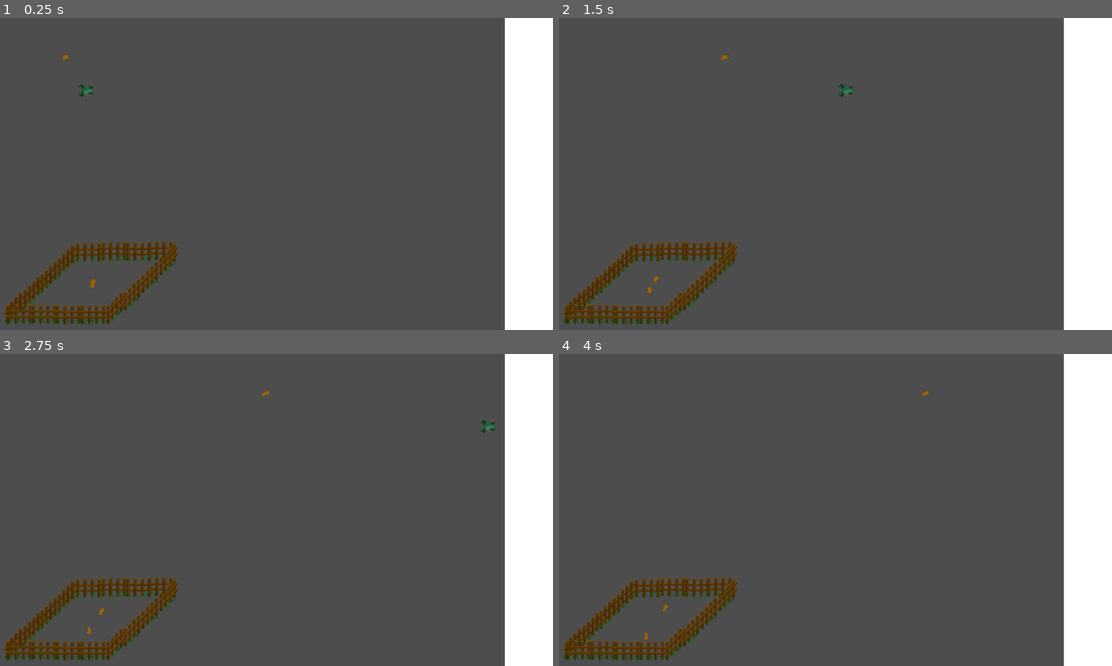
Above: before the commit, frames 1-4 (two rows, left to right).
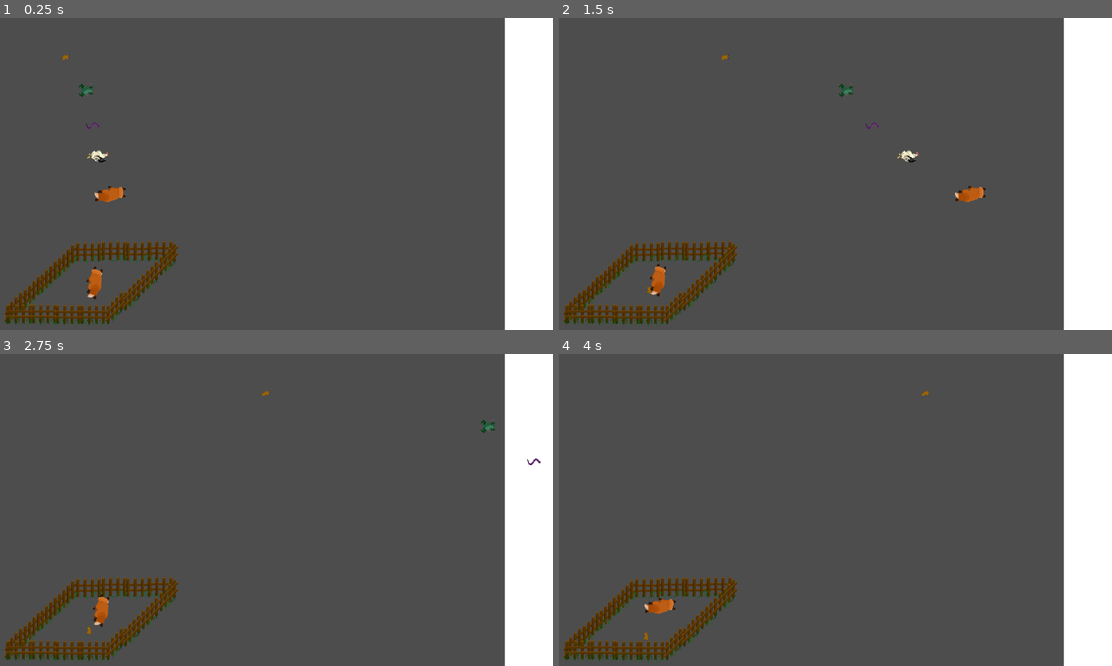
Above: after the commit, the same moments.

Repository: Skyepulse/LudumDare56
Game: Godot game, scene res://Level Scenes/Level1.tscn
The game is run twice, just before and just after one commit, with the same random seed, the same clock (stepped at 60 frames per second) and the same inputs. This scene is started directly instead of the project's main scene.
Inputs (mouse positions are in pixels of both pictures, inside the frame that each line leads up to):
- Up to frame 1 (0.25 s): no input
- Up to frame 2 (1.5 s): move the mouse to (641, 58) at 0.52 s; click (641, 58) at 0.67 s; move the mouse to (658, 280) at 1.27 s; click (658, 280) at 1.42 s
- Up to frame 3 (2.75 s): move the mouse to (88, 628) at 2.02 s; click (88, 628) at 2.17 s
- Up to frame 4 (4 s): move the mouse to (1045, 425) at 2.77 s; click (1045, 425) at 2.92 s; move the mouse to (1001, 556) at 3.52 s; click (1001, 556) at 3.67 s

The runs differ from the first frame. In frame 1, 0.5% of the frame differs, in the area x 15-23%, y 33-91%; in frame 2, 0.5%, in the area x 16-78%, y 33-90%; in frame 3, 0.2%; in frame 4, 0.2%.

Commit message:
Added toad, snake, chicken, fox

Diff:
--- a/Level Scenes/Level1.tscn
+++ b/Level Scenes/Level1.tscn
@@ -1,9 +1,12 @@
-[gd_scene load_steps=5 format=3 uid="uid://xtcc75vdkcyi"]
+[gd_scene load_steps=8 format=3 uid="uid://xtcc75vdkcyi"]
 
 [ext_resource type="PackedScene" uid="uid://4vvxaoggeiqn" path="res://PrefabScenes/vivier.tscn" id="1_1lgaw"]
 [ext_resource type="PackedScene" uid="uid://d0h4t8bmmobpp" path="res://Level Scenes/slug.tscn" id="1_qi1dv"]
 [ext_resource type="PackedScene" uid="uid://brxn3wghyn815" path="res://PrefabScenes/winning_line.tscn" id="3_o5yjo"]
 [ext_resource type="PackedScene" uid="uid://s2nwtxsi3sdt" path="res://Level Scenes/toad.tscn" id="4_syjkf"]
+[ext_resource type="PackedScene" uid="uid://yvkon0gr243n" path="res://Level Scenes/snake.tscn" id="5_32qtx"]
+[ext_resource type="PackedScene" uid="uid://deukhrjuqqyor" path="res://Level Scenes/chicken.tscn" id="6_uv3y2"]
+[ext_resource type="PackedScene" uid="uid://b0llnbyisa1qf" path="res://Level Scenes/fox.tscn" id="7_qh2pp"]
 
 [node name="Node2D2" type="Node2D"]
 
@@ -11,8 +14,10 @@
 position = Vector2(98, 83)
 state = 2
 
-[node name="Node2D" parent="." instance=ExtResource("1_1lgaw")]
+[node name="Vivier" parent="." instance=ExtResource("1_1lgaw")]
 position = Vector2(196, 551)
+initial_slugs = 2
+initial_foxes = 1
 
 [node name="WinningLine" parent="." instance=ExtResource("3_o5yjo")]
 position = Vector2(1102, 291)
@@ -20,3 +25,15 @@
 [node name="Toad" parent="." instance=ExtResource("4_syjkf")]
 position = Vector2(101, 151)
 state = 2
+
+[node name="CharacterBody2D" parent="." instance=ExtResource("5_32qtx")]
+position = Vector2(104, 222)
+state = 2
+
+[node name="CharacterBody2D2" parent="." instance=ExtResource("6_uv3y2")]
+position = Vector2(105, 287)
+state = 2
+
+[node name="Fox" parent="." instance=ExtResource("7_qh2pp")]
+position = Vector2(108, 362)
+state = 2
--- /dev/null
+++ b/Level Scenes/chicken.tscn
@@ -0,0 +1,49 @@
+[gd_scene load_steps=8 format=3 uid="uid://deukhrjuqqyor"]
+
+[ext_resource type="Script" path="res://Scripts/animal.gd" id="1_xpxik"]
+[ext_resource type="Texture2D" uid="uid://s4cjheo1fwwp" path="res://Sprites/poulet1.png" id="2_8xxsq"]
+[ext_resource type="Texture2D" uid="uid://bu7fde25a5iux" path="res://Sprites/poulet2.png" id="3_w8jfk"]
+[ext_resource type="Script" path="res://Scripts/drag_and_drop.gd" id="4_ji56u"]
+
+[sub_resource type="SpriteFrames" id="SpriteFrames_83plr"]
+animations = [{
+"frames": [{
+"duration": 1.0,
+"texture": ExtResource("2_8xxsq")
+}, {
+"duration": 1.0,
+"texture": ExtResource("3_w8jfk")
+}],
+"loop": true,
+"name": &"default",
+"speed": 5.0
+}]
+
+[sub_resource type="CapsuleShape2D" id="CapsuleShape2D_omvcx"]
+
+[sub_resource type="CapsuleShape2D" id="CapsuleShape2D_244j5"]
+radius = 12.0
+height = 40.0
+
+[node name="chicken" type="CharacterBody2D"]
+collision_mask = 6
+script = ExtResource("1_xpxik")
+speed = 25000
+type = 4
+ui_sprite = ExtResource("2_8xxsq")
+
+[node name="AnimatedSprite2D" type="AnimatedSprite2D" parent="."]
+rotation = 1.5708
+sprite_frames = SubResource("SpriteFrames_83plr")
+autoplay = "default"
+
+[node name="CollisionShape2D" type="CollisionShape2D" parent="."]
+rotation = 1.5708
+shape = SubResource("CapsuleShape2D_omvcx")
+
+[node name="Area2D" type="Area2D" parent="."]
+script = ExtResource("4_ji56u")
+
+[node name="CollisionShape2D" type="CollisionShape2D" parent="Area2D"]
+rotation = 1.5708
+shape = SubResource("CapsuleShape2D_244j5")
--- /dev/null
+++ b/Level Scenes/fox.tscn
@@ -0,0 +1,53 @@
+[gd_scene load_steps=8 format=3 uid="uid://b0llnbyisa1qf"]
+
+[ext_resource type="Script" path="res://Scripts/animal.gd" id="1_o8pjd"]
+[ext_resource type="Texture2D" uid="uid://by1830x2ndrj1" path="res://Sprites/fox_walk1.png" id="2_4a0oy"]
+[ext_resource type="Texture2D" uid="uid://vmbn1l5yr0sm" path="res://Sprites/fox_walk2.png" id="3_ltup8"]
+[ext_resource type="Script" path="res://Scripts/drag_and_drop.gd" id="4_ymy2i"]
+
+[sub_resource type="SpriteFrames" id="SpriteFrames_udrfj"]
+animations = [{
+"frames": [{
+"duration": 1.0,
+"texture": ExtResource("2_4a0oy")
+}, {
+"duration": 1.0,
+"texture": ExtResource("3_ltup8")
+}],
+"loop": true,
+"name": &"default",
+"speed": 5.0
+}]
+
+[sub_resource type="CapsuleShape2D" id="CapsuleShape2D_qwrgi"]
+radius = 16.0
+height = 60.0
+
+[sub_resource type="CapsuleShape2D" id="CapsuleShape2D_3utjb"]
+radius = 20.0
+height = 70.0
+
+[node name="Fox" type="CharacterBody2D"]
+collision_mask = 6
+script = ExtResource("1_o8pjd")
+speed = 30000
+type = 5
+ui_sprite = ExtResource("2_4a0oy")
+
+[node name="AnimatedSprite2D" type="AnimatedSprite2D" parent="."]
+rotation = 1.5708
+sprite_frames = SubResource("SpriteFrames_udrfj")
+autoplay = "default"
+
+[node name="CollisionShape2D" type="CollisionShape2D" parent="."]
+position = Vector2(-2, 3)
+rotation = 1.5708
+shape = SubResource("CapsuleShape2D_qwrgi")
+
+[node name="Area2D" type="Area2D" parent="."]
+script = ExtResource("4_ymy2i")
+
+[node name="CollisionShape2D" type="CollisionShape2D" parent="Area2D"]
+position = Vector2(-2, 3)
+rotation = 1.5708
+shape = SubResource("CapsuleShape2D_3utjb")
--- /dev/null
+++ b/Level Scenes/snake.tscn
@@ -0,0 +1,50 @@
+[gd_scene load_steps=8 format=3 uid="uid://yvkon0gr243n"]
+
+[ext_resource type="Script" path="res://Scripts/animal.gd" id="1_fj7us"]
+[ext_resource type="Texture2D" uid="uid://sb5na2qysqgw" path="res://Sprites/snake1.png" id="2_roq56"]
+[ext_resource type="Texture2D" uid="uid://dtqlfaojm6xua" path="res://Sprites/snake2.png" id="3_yu71g"]
+[ext_resource type="Script" path="res://Scripts/drag_and_drop.gd" id="4_nn25t"]
+
+[sub_resource type="SpriteFrames" id="SpriteFrames_veocg"]
+animations = [{
+"frames": [{
+"duration": 1.0,
+"texture": ExtResource("2_roq56")
+}, {
+"duration": 1.0,
+"texture": ExtResource("3_yu71g")
+}],
+"loop": true,
+"name": &"default",
+"speed": 5.0
+}]
+
+[sub_resource type="CapsuleShape2D" id="CapsuleShape2D_bpykj"]
+radius = 5.0
+
+[sub_resource type="CapsuleShape2D" id="CapsuleShape2D_w570n"]
+
+[node name="snake" type="CharacterBody2D"]
+collision_mask = 6
+script = ExtResource("1_fj7us")
+speed = 22000
+type = 3
+ui_sprite = ExtResource("2_roq56")
+
+[node name="AnimatedSprite2D" type="AnimatedSprite2D" parent="."]
+rotation = 1.5708
+sprite_frames = SubResource("SpriteFrames_veocg")
+autoplay = "default"
+
+[node name="CollisionShape2D" type="CollisionShape2D" parent="."]
+position = Vector2(-1, -2)
+rotation = 1.5708
+shape = SubResource("CapsuleShape2D_bpykj")
+
+[node name="Area2D" type="Area2D" parent="."]
+script = ExtResource("4_nn25t")
+
+[node name="CollisionShape2D" type="CollisionShape2D" parent="Area2D"]
+position = Vector2(-1, -2)
+rotation = 1.5708
+shape = SubResource("CapsuleShape2D_w570n")
--- a/Level Scenes/toad.tscn
+++ b/Level Scenes/toad.tscn
@@ -25,6 +25,7 @@
 radius = 12.0
 
 [node name="Toad" type="CharacterBody2D"]
+collision_mask = 6
 script = ExtResource("1_tcvpb")
 speed = 20000
 type = 2
--- a/PrefabScenes/vivier.tscn
+++ b/PrefabScenes/vivier.tscn
@@ -9,7 +9,7 @@
 [sub_resource type="RectangleShape2D" id="RectangleShape2D_28xw4"]
 size = Vector2(5, 200)
 
-[node name="Node2D2" type="Node2D"]
+[node name="Vivier" type="Node2D"]
 script = ExtResource("1_m35fy")
 
 [node name="Murs" type="Node2D" parent="."]
--- a/Scripts/animalStack.gd
+++ b/Scripts/animalStack.gd
@@ -14,17 +14,21 @@
 const max_animals = {
 	Animal.AnimalType.SLUG: 20,
 	Animal.AnimalType.BETTER_SLUG: 20,
-	Animal.AnimalType.TOAD: 15,
-	Animal.AnimalType.SNAKE: 10,
-	Animal.AnimalType.CHICKEN: 10,
-	Animal.AnimalType.FOX: 5,
-	Animal.AnimalType.ALIEN: 3
+	Animal.AnimalType.TOAD: 10,
+	Animal.AnimalType.SNAKE: 7,
+	Animal.AnimalType.CHICKEN: 5,
+	Animal.AnimalType.FOX: 2,
+	Animal.AnimalType.ALIEN: 1
 }
 
 var animal_timers = {}
 
 #----------Preloads----------#
 var slug: PackedScene = preload("res://Level Scenes/slug.tscn")
+var toad: PackedScene = preload("res://Level Scenes/toad.tscn")
+var snake: PackedScene = preload("res://Level Scenes/snake.tscn")
+var chicken: PackedScene = preload("res://Level Scenes/chicken.tscn")
+var fox: PackedScene = preload("res://Level Scenes/fox.tscn")
 
 #----------Signals----------#
 signal animal_added(animal)
@@ -37,13 +41,26 @@
 	get: return animalList.size()
 
 @export var spawn_position: Vector2
+@export var initial_slugs: int = 0
+@export var initial_better_slugs: int = 0
+@export var initial_toads: int = 0
+@export var initial_snakes: int = 0
+@export var initial_chickens: int = 0
+@export var initial_foxes: int = 0
+@export var initial_aliens: int = 0
 
 #----------Methods----------#
 func _ready():
 	animal_added.connect(self.start_animal_timer)
 	animal_removed.connect(self.stop_animal_timer)
 	animal_list_modified.connect(debug_animal_list)
-	init_animals(Animal.AnimalType.SLUG, 2)
+	init_animals(Animal.AnimalType.SLUG, initial_slugs)
+	init_animals(Animal.AnimalType.BETTER_SLUG, initial_better_slugs)
+	init_animals(Animal.AnimalType.TOAD, initial_toads)
+	init_animals(Animal.AnimalType.SNAKE, initial_snakes)
+	init_animals(Animal.AnimalType.CHICKEN, initial_chickens)
+	init_animals(Animal.AnimalType.FOX, initial_foxes)
+	init_animals(Animal.AnimalType.ALIEN, initial_aliens)
 
 func _process(_delta):
 	pass
@@ -83,12 +100,8 @@
 			count += 1
 	return count
 
-func reproduce_animal(animalType: Animal.AnimalType):
-	if get_animal_count(animalType) >= max_animals[animalType]:
-		return
-
-	if get_animal_count(animalType) < 2:
-		match animalType:
+func instantiate_animal(animal_type: Animal.AnimalType):
+	match animal_type:
 			Animal.AnimalType.SLUG:
 				var new_animal = slug.instantiate()
 				add_child(new_animal)
@@ -100,22 +113,22 @@
 				new_animal.position = spawn_position
 				add_animal(new_animal)
 			Animal.AnimalType.TOAD:
-				var new_animal = slug.instantiate()
+				var new_animal = toad.instantiate()
 				add_child(new_animal)
 				new_animal.position = spawn_position
 				add_animal(new_animal)
 			Animal.AnimalType.SNAKE:
-				var new_animal = slug.instantiate()
+				var new_animal = snake.instantiate()
 				add_child(new_animal)
 				new_animal.position = spawn_position
 				add_animal(new_animal)
 			Animal.AnimalType.CHICKEN:
-				var new_animal = slug.instantiate()
+				var new_animal = chicken.instantiate()
 				add_child(new_animal)
 				new_animal.position = spawn_position
 				add_animal(new_animal)
 			Animal.AnimalType.FOX:
-				var new_animal = slug.instantiate()
+				var new_animal = fox.instantiate()
 				add_child(new_animal)
 				new_animal.position = spawn_position
 				add_animal(new_animal)
@@ -124,44 +137,17 @@
 				add_child(new_animal)
 				new_animal.position = spawn_position
 				add_animal(new_animal)
+
+func reproduce_animal(animalType: Animal.AnimalType):
+	if get_animal_count(animalType) >= max_animals[animalType]:
 		return
-	for i in range(int(get_animal_count(animalType) / 2)):
-		match animalType:
-			Animal.AnimalType.SLUG:
-				var new_animal = slug.instantiate()
-				add_child(new_animal)
-				new_animal.position = spawn_position
-				add_animal(new_animal)
-			Animal.AnimalType.BETTER_SLUG:
-				var new_animal = slug.instantiate()
-				add_child(new_animal)
-				new_animal.position = spawn_position
-				add_animal(new_animal)
-			Animal.AnimalType.TOAD:
-				var new_animal = slug.instantiate()
-				add_child(new_animal)
-				new_animal.position = spawn_position
-				add_animal(new_animal)
-			Animal.AnimalType.SNAKE:
-				var new_animal = slug.instantiate()
-				add_child(new_animal)
-				new_animal.position = spawn_position
-				add_animal(new_animal)
-			Animal.AnimalType.CHICKEN:
-				var new_animal = slug.instantiate()
-				add_child(new_animal)
-				new_animal.position = spawn_position
-				add_animal(new_animal)
-			Animal.AnimalType.FOX:
-				var new_animal = slug.instantiate()
-				add_child(new_animal)
-				new_animal.position = spawn_position
-				add_animal(new_animal)
-			Animal.AnimalType.ALIEN:
-				var new_animal = slug.instantiate()
-				add_child(new_animal)
-				new_animal.position = spawn_position
-				add_animal(new_animal)
+
+	if get_animal_count(animalType) < 2:
+		instantiate_animal(animalType)
+		return
+
+	for i in range(int(get_animal_count(animalType) / 2.0)):
+		instantiate_animal(animalType)
 
 func init_animals(animalType: Animal.AnimalType, num: int):
 	for i in range(num):
